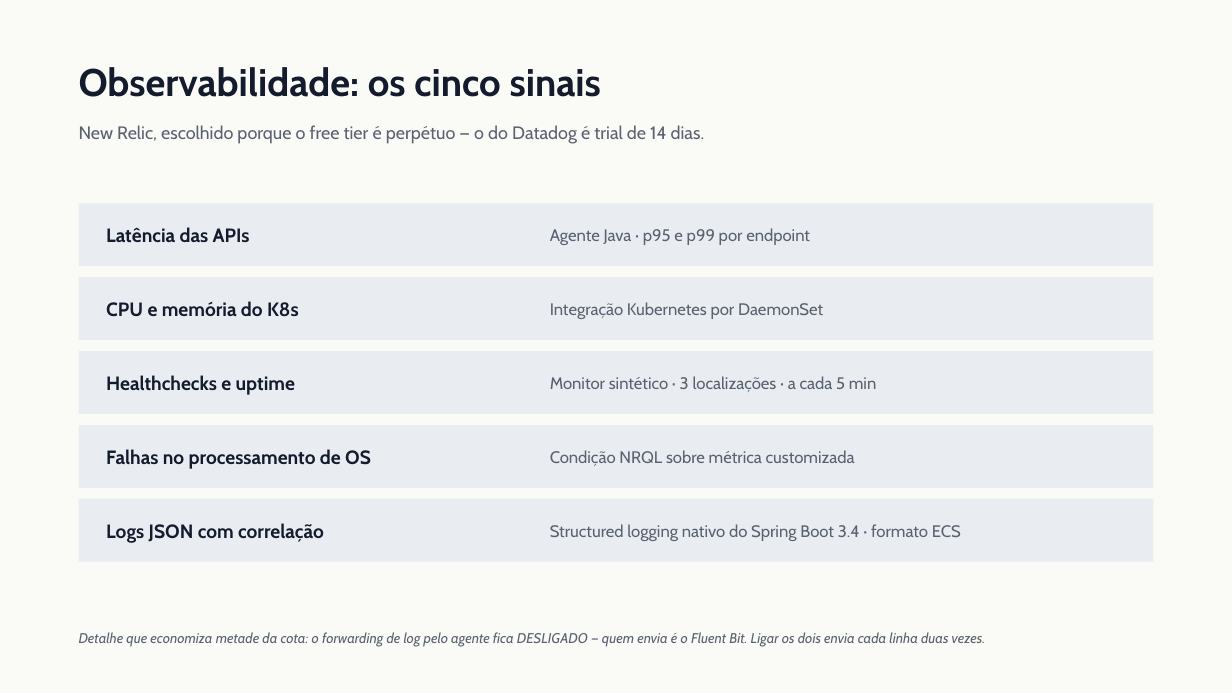
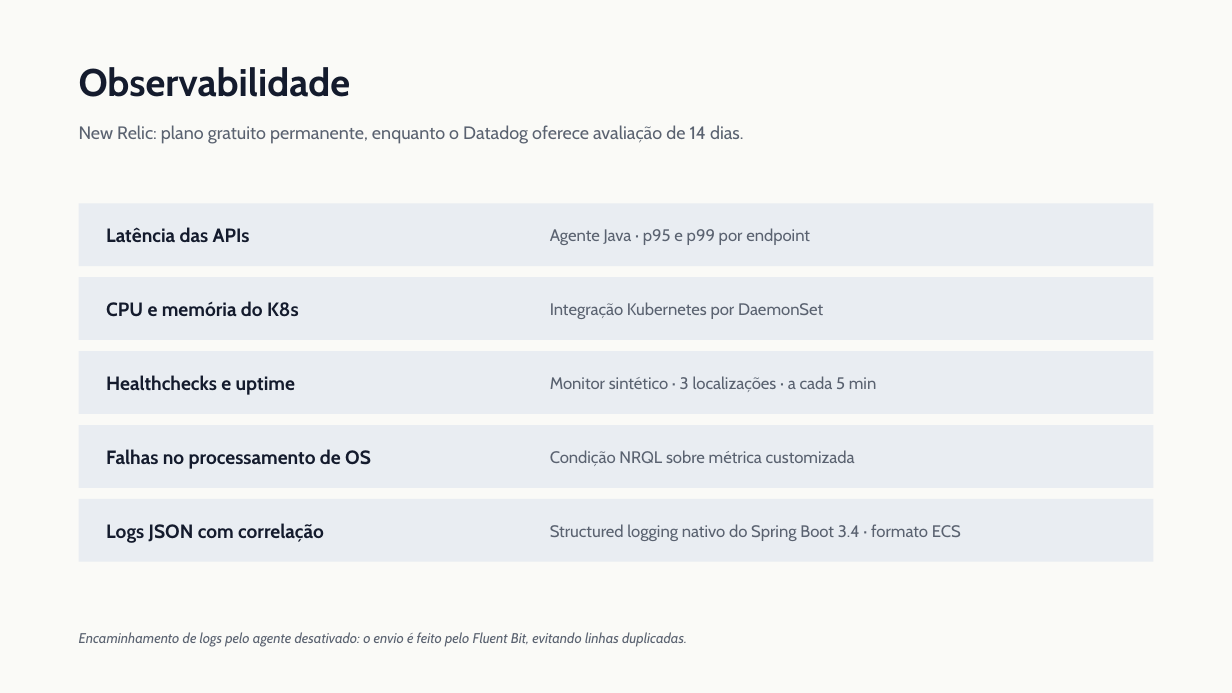
Before and after one commit to Guilherme-Fumagali/tech-challenge-1, a slide deck: slide 9 of docs/tech-challenge-3/apresentacao.pptx. Drawn at 1232x693 pixels with LibreOffice and Linux fonts; fonts in the diff are those of the drawing. Boxes give left, top, right and bottom in pixels: in the first picture for what was removed or moved away, otherwise in the second. Text is boxed around its words. In the diff, an @@ line names an element or a change of style, - is before the commit and + after.

```diff
--- a/docs/tech-challenge-3/apresentacao.pptx
+++ b/docs/tech-challenge-3/apresentacao.pptx
@@ text at (79, 67, 351, 97): text changed @@
-Observabilidade: os cinco sinais
+Observabilidade
@@ text at (79, 125, 744, 144): text changed @@
-New Relic, escolhido porque o free tier é perpétuo — o do Datadog é trial de 14 dias.
+New Relic: plano gratuito permanente, enquanto o Datadog oferece avaliação de 14 dias.
@@ text at (79, 632, 687, 646): text changed @@
-Detalhe que economiza metade da cota: o forwarding de log pelo agente fica DESLIGADO — quem envia é o Fluent Bit. Ligar os dois envia cada linha duas vezes.
+Encaminhamento de logs pelo agente desativado: o envio é feito pelo Fluent Bit, evitando linhas duplicadas.
```
Also in this commit, not shown: 13 other slides changed, 1 other file.
